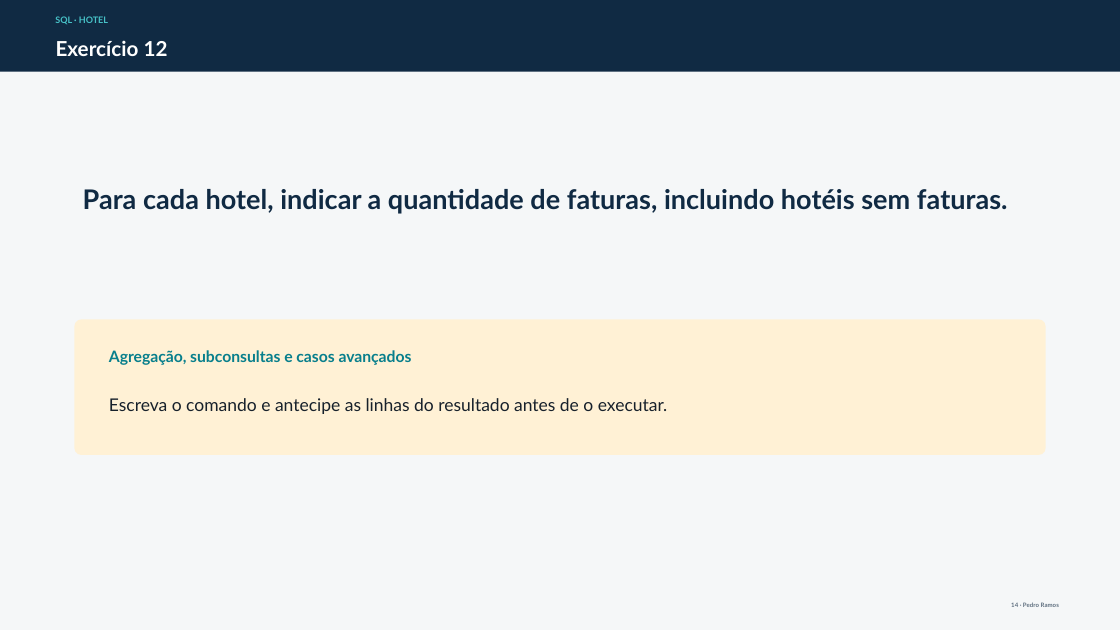
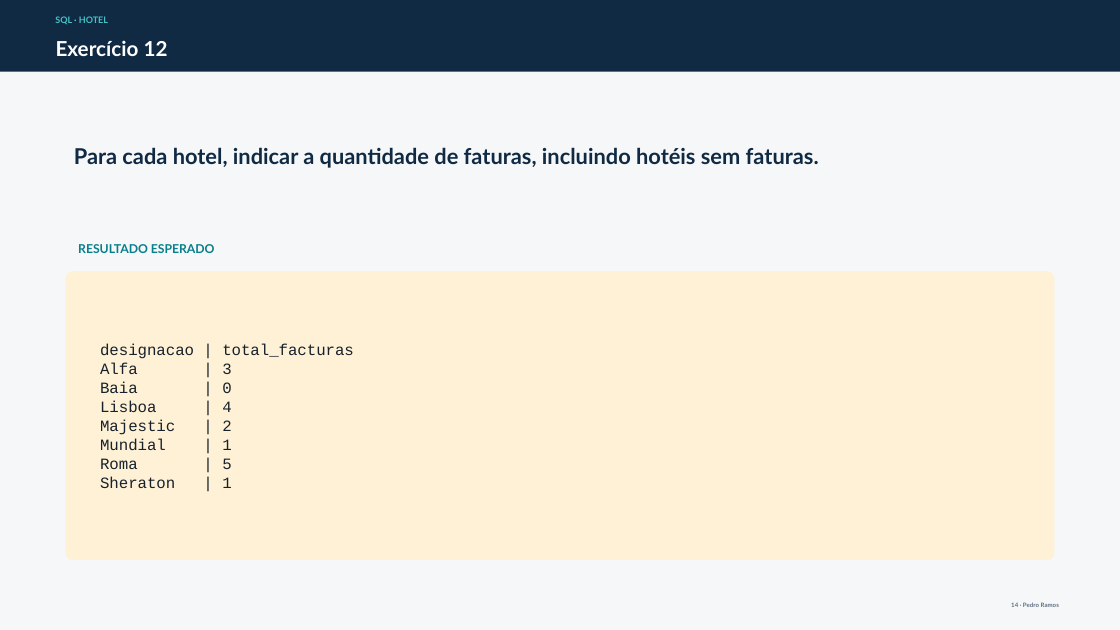
Before and after one commit to pnramos-iscte/docker, a slide deck: slide 14 of docs/exercicios-select-hotel/Exercicios_SELECT_Hotel_slides.pptx. Drawn at 1120x630 pixels with LibreOffice and Linux fonts; fonts in the diff are those of the drawing. Boxes give left, top, right and bottom in pixels: in the first picture for what was removed or moved away, otherwise in the second. Text is boxed around its words. In the diff, an @@ line names an element or a change of style, - is before the commit and + after.

Commit message:
Add no-WITH hotel solutions and expected slide results

```diff
--- a/docs/exercicios-select-hotel/Exercicios_SELECT_Hotel_slides.pptx
+++ b/docs/exercicios-select-hotel/Exercicios_SELECT_Hotel_slides.pptx
@@ text "Para cada hotel, indicar a ...": place and size @@
-text "Para cada hotel, indicar a ..." at bbox=[83, 189, 1008, 214]
+text "Para cada hotel, indicar a ..." at bbox=[74, 147, 819, 168]
@@ text "Para cada hotel, indicar a ..." at bbox=[74, 147, 819, 168]: size 23.2 to 18.8 pt @@
@@ text added at bbox=[78, 244, 215, 253], 10.5 pt, text #087F8C, bold @@
+RESULTADO ESPERADO
@@ rounded rectangle: place and size @@
-rounded rectangle at bbox=[75, 319, 1046, 455]
+rounded rectangle at bbox=[66, 271, 1054, 560]
@@ rounded rectangle at bbox=[66, 271, 1054, 560]: proportions changed @@
@@ text at bbox=[100, 344, 354, 488]: text changed; size 15 to 13.5 pt; font Lato to Courier New @@
-Escreva o comando e antecipe as linhas do resultado antes de o executar.
+designacao | total_facturas
+Alfa | 3
+Baia | 0
+Lisboa | 4
+Majestic | 2
+Mundial | 1
+Roma | 5
+Sheraton | 1
@@ text removed at bbox=[109, 350, 412, 365] @@
-Agregação, subconsultas e casos avançados
```
Also in this commit, not shown: 19 other slides changed, 2 other files.
